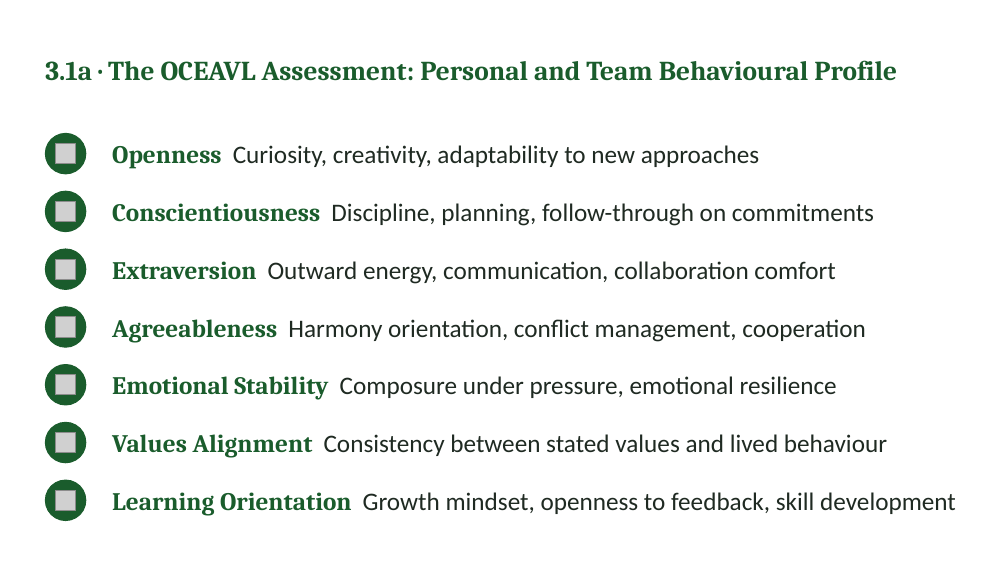
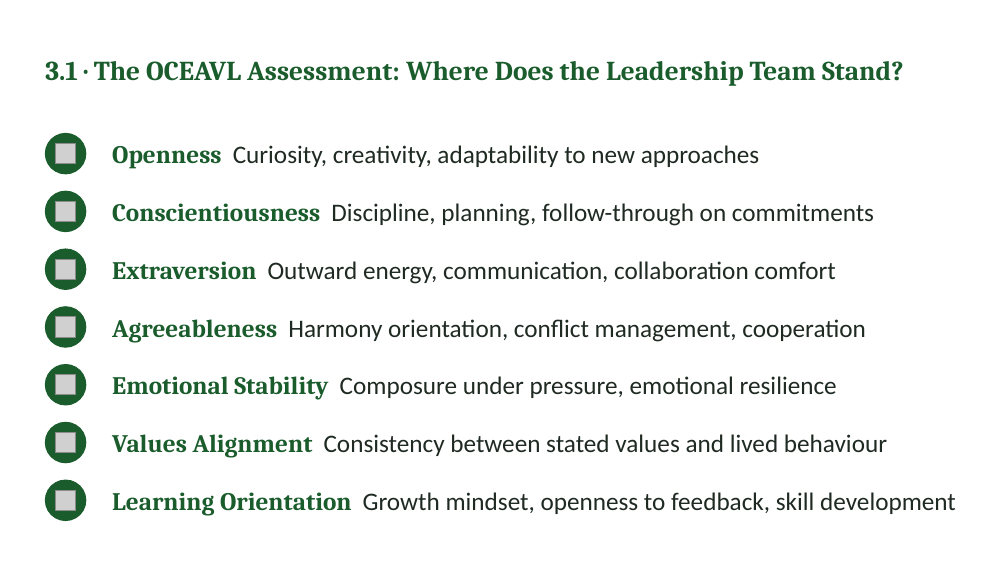
Before and after one commit to IBSL26/ibsl-platform, a slide deck: slide 26 of Unit decks/Unit 05 - Aligning Heart & Mind.pptx. Drawn at 1008x567 pixels with LibreOffice and Linux fonts; fonts in the diff are those of the drawing; grey boxes stand for pictures. Boxes give left, top, right and bottom in pixels: in the first picture for what was removed or moved away, otherwise in the second. Text is boxed around its words. In the diff, an @@ line names an element or a change of style, - is before the commit and + after.

Commit message:
Unit 5: Leading with Clarity, OCEAVL scores first, Section 4 merged, Capstone three boxes, deck

```diff
--- a/Unit decks/Unit 05 - Aligning Heart & Mind.pptx
+++ b/Unit decks/Unit 05 - Aligning Heart & Mind.pptx
@@ text at [45, 61, 904, 86]: text changed @@
-3.1a · The OCEAVL Assessment: Personal and Team Behavioural Profile
+3.1 · The OCEAVL Assessment: Where Does the Leadership Team Stand?
```
Also in this commit, not shown: 5 other slides changed, 2 slides added, 6 slides removed, 38 other files.
